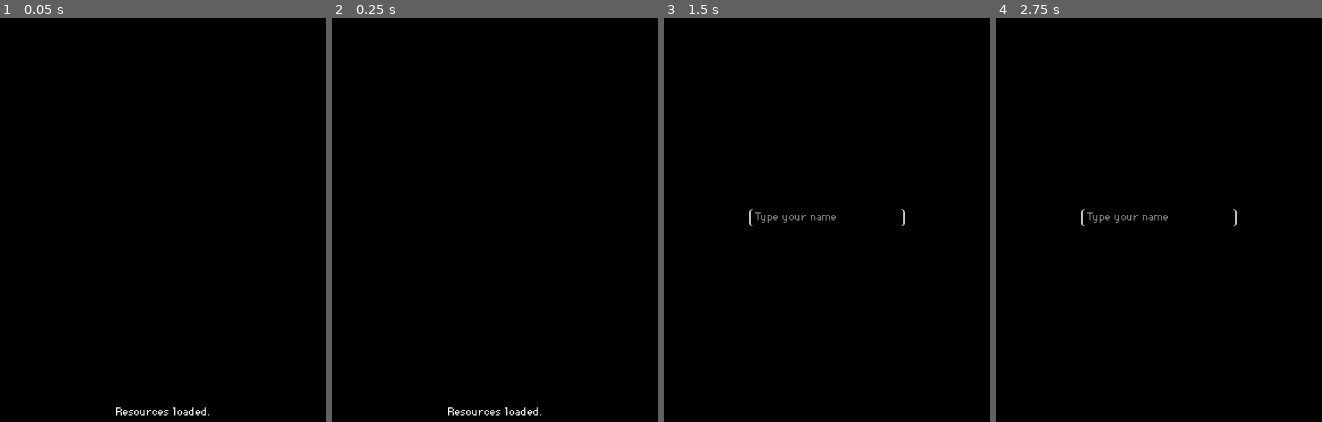
Above: before the commit, frames 1-4 (left to right).
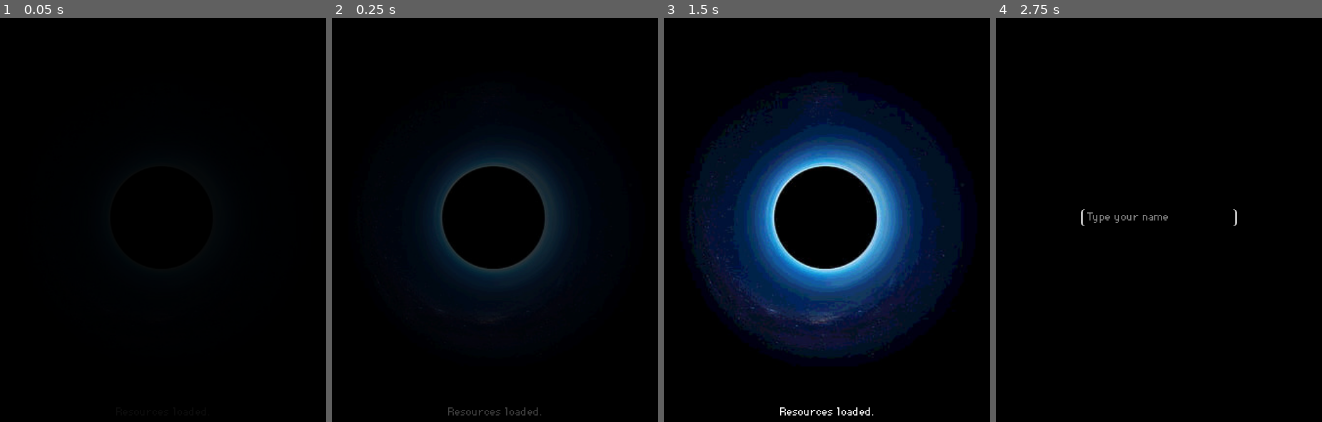
Above: after the commit, the same moments.

Repository: virtualtrisky/Just...-Enjoy
Game: Godot game, scene res://scenes/load_scene.tscn
Two runs of this game, one before a commit and one after it. Both use one fixed random seed, a clock stepped at 60 frames per second and the inputs below. The engine's default icon, where the game draws it, is replaced by a stand-in: a white triangle on a blue panel in a dark square.
Inputs:
- Up to frame 1 (0.05 s): no input
- Up to frame 2 (0.25 s): no input
- Up to frame 3 (1.5 s): hold Right (move_right) 0.53-1.28 s; hold Down (move_down) from 1.28 s (still down)
- Up to frame 4 (2.75 s): tap Enter at 2 s; release Down (move_down) at 2.03 s; hold Right (move_right) from 2.03 s (still down)

The runs differ from the first frame. In frame 1, 0.3% of the frame differs, in the area x 35-65%, y 96-99%; in frame 2, 8.7%; in frame 3, 38%, in the area x 7-93%, y 15-99%; in frame 4, nothing differs.

Commit message:
icon & linux build setting

Diff:
--- a/scenes/load_scene.tscn
+++ b/scenes/load_scene.tscn
@@ -1,8 +1,75 @@
-[gd_scene load_steps=3 format=3 uid="uid://coaee7u3w63ij"]
+[gd_scene load_steps=9 format=3 uid="uid://coaee7u3w63ij"]
 
 [ext_resource type="Script" uid="uid://cyafpnc3718u7" path="res://scripts/load_scene/load_resources.gd" id="1_qkot4"]
+[ext_resource type="Texture2D" uid="uid://doakp2318u0xn" path="res://black_hole_icon.png" id="2_aaim2"]
 
 [sub_resource type="LabelSettings" id="LabelSettings_ll3t2"]
+
+[sub_resource type="Gradient" id="Gradient_aaim2"]
+
+[sub_resource type="GradientTexture2D" id="GradientTexture2D_4fjlr"]
+gradient = SubResource("Gradient_aaim2")
+fill_from = Vector2(1, 0)
+
+[sub_resource type="Animation" id="Animation_aaim2"]
+resource_name = "Fadeout"
+tracks/0/type = "value"
+tracks/0/imported = false
+tracks/0/enabled = true
+tracks/0/path = NodePath(".:visible")
+tracks/0/interp = 1
+tracks/0/loop_wrap = true
+tracks/0/keys = {
+"times": PackedFloat32Array(0, 1),
+"transitions": PackedFloat32Array(1, 1),
+"update": 1,
+"values": [true, false]
+}
+tracks/1/type = "value"
+tracks/1/imported = false
+tracks/1/enabled = true
+tracks/1/path = NodePath(".:modulate")
+tracks/1/interp = 1
+tracks/1/loop_wrap = true
+tracks/1/keys = {
+"times": PackedFloat32Array(0, 1),
+"transitions": PackedFloat32Array(1, 1),
+"update": 0,
+"values": [Color(1, 1, 1, 1), Color(1, 1, 1, 0)]
+}
+
+[sub_resource type="Animation" id="Animation_4fjlr"]
+length = 0.001
+tracks/0/type = "value"
+tracks/0/imported = false
+tracks/0/enabled = true
+tracks/0/path = NodePath(".:visible")
+tracks/0/interp = 1
+tracks/0/loop_wrap = true
+tracks/0/keys = {
+"times": PackedFloat32Array(0),
+"transitions": PackedFloat32Array(1),
+"update": 1,
+"values": [true]
+}
+tracks/1/type = "value"
+tracks/1/imported = false
+tracks/1/enabled = true
+tracks/1/path = NodePath(".:modulate")
+tracks/1/interp = 1
+tracks/1/loop_wrap = true
+tracks/1/keys = {
+"times": PackedFloat32Array(0),
+"transitions": PackedFloat32Array(1),
+"update": 0,
+"values": [Color(1, 1, 1, 1)]
+}
+
+[sub_resource type="AnimationLibrary" id="AnimationLibrary_20vrd"]
+_data = {
+&"Fadeout": SubResource("Animation_aaim2"),
+&"RESET": SubResource("Animation_4fjlr")
+}
 
 [node name="LoadScene" type="Control"]
 layout_mode = 3
@@ -35,3 +102,33 @@
 label_settings = SubResource("LabelSettings_ll3t2")
 horizontal_alignment = 1
 vertical_alignment = 1
+
+[node name="TextureRect" type="TextureRect" parent="."]
+layout_mode = 1
+anchors_preset = 8
+anchor_left = 0.5
+anchor_top = 0.5
+anchor_right = 0.5
+anchor_bottom = 0.5
+offset_left = -250.0
+offset_top = -250.0
+offset_right = 250.0
+offset_bottom = 250.0
+grow_horizontal = 2
+grow_vertical = 2
+texture = ExtResource("2_aaim2")
+
+[node name="Fade" type="TextureRect" parent="."]
+layout_mode = 1
+anchors_preset = 15
+anchor_right = 1.0
+anchor_bottom = 1.0
+grow_horizontal = 2
+grow_vertical = 2
+texture = SubResource("GradientTexture2D_4fjlr")
+
+[node name="AnimationPlayer" type="AnimationPlayer" parent="Fade"]
+libraries = {
+&"": SubResource("AnimationLibrary_20vrd")
+}
+autoplay = "Fadeout"
--- a/scripts/load_scene/load_resources.gd
+++ b/scripts/load_scene/load_resources.gd
@@ -13,7 +13,7 @@
 		return
 
 	$MarginContainer/Label.text = "Resources loaded."
-	await get_tree().create_timer(1).timeout
+	await get_tree().create_timer(2).timeout
 
 	if Global.config["player.name"] == null:
 		get_tree().change_scene_to_file("res://scenes/set_name_scene.tscn")
Binary file added: Cat.png
Not shown, added: Cat.png.import
Not shown, added: export_presets.cfg
